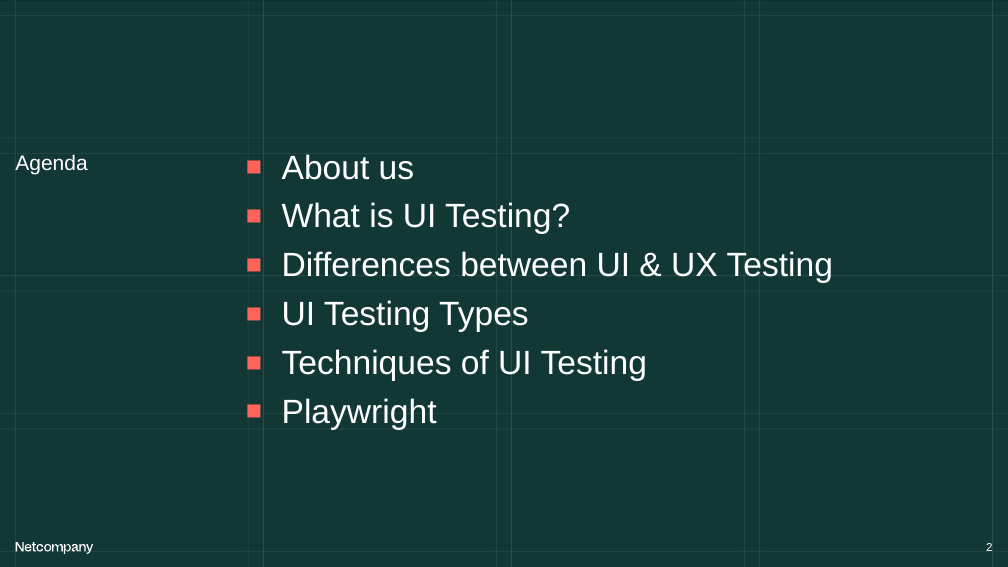
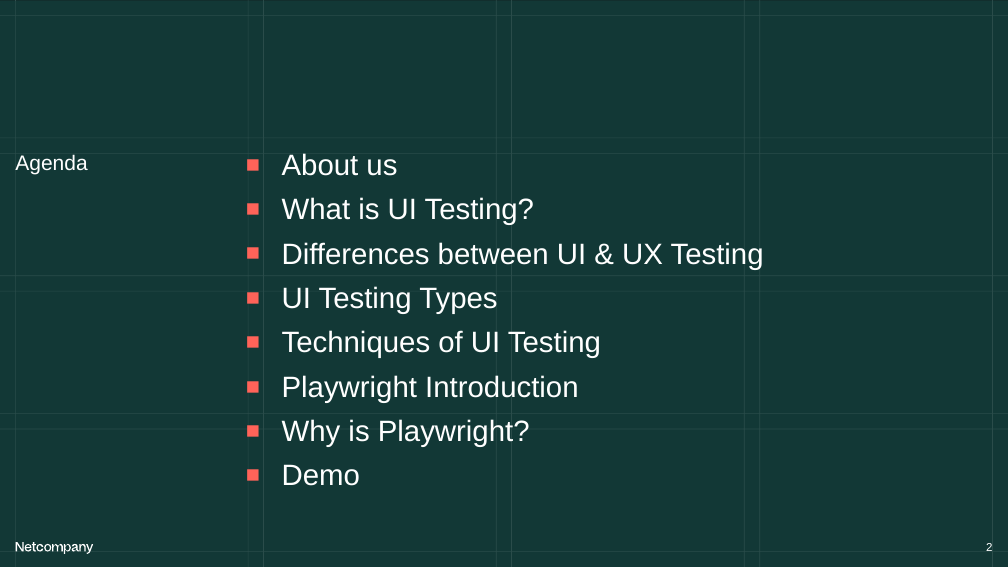
Before and after one commit to NLTTam/coe-ui-test-auto, a slide deck: slide 2 of test_cases/COE_UITest_Playwright.pptx. Drawn at 1008x567 pixels with LibreOffice and Linux fonts; fonts in the diff are those of the drawing. Boxes give left, top, right and bottom in pixels: in the first picture for what was removed or moved away, otherwise in the second. Text is boxed around its words. In the diff, an @@ line names an element or a change of style, - is before the commit and + after.

Commit message:
Update slides
Update slides

```diff
--- a/test_cases/COE_UITest_Playwright.pptx
+++ b/test_cases/COE_UITest_Playwright.pptx
@@ text at bbox=[282, 153, 764, 358]: size 32 to 28 pt in "About us", "What is UI Testing?", "Differences between UI & UX Testing", "UI Testing Types" and 1 more places @@
@@ text at bbox=[282, 375, 578, 486]: text changed; size 32 to 28 pt @@
-■ Playwright
+■ Playwright Introduction
+■ Why is Playwright?
+■ Demo
```
Also in this commit, not shown: 4 other slides changed, 3 slides added, 1 slide removed.
